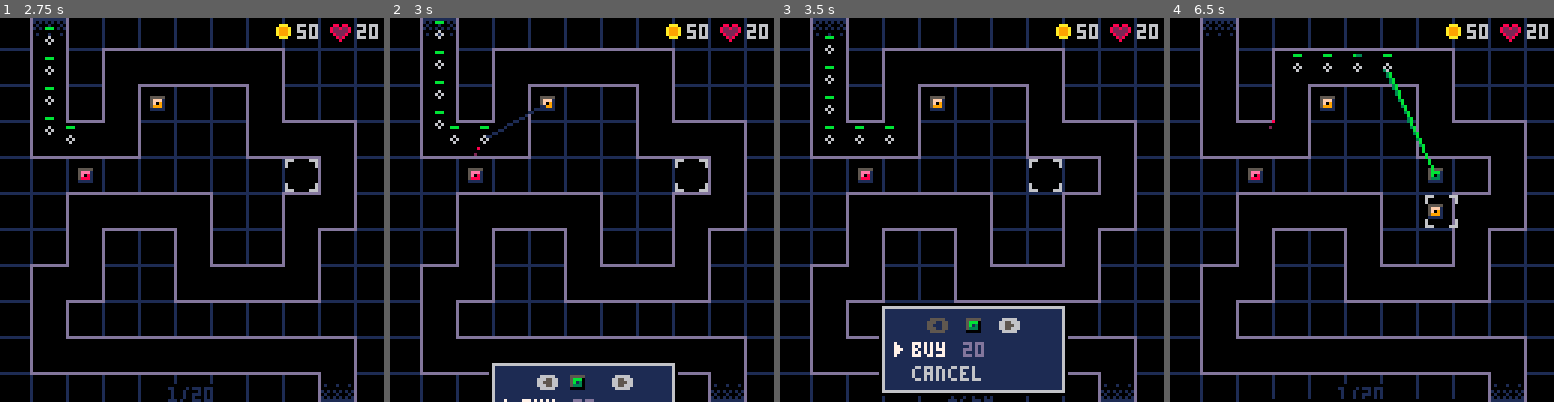
Above: before the commit, frames 1-4 (left to right).
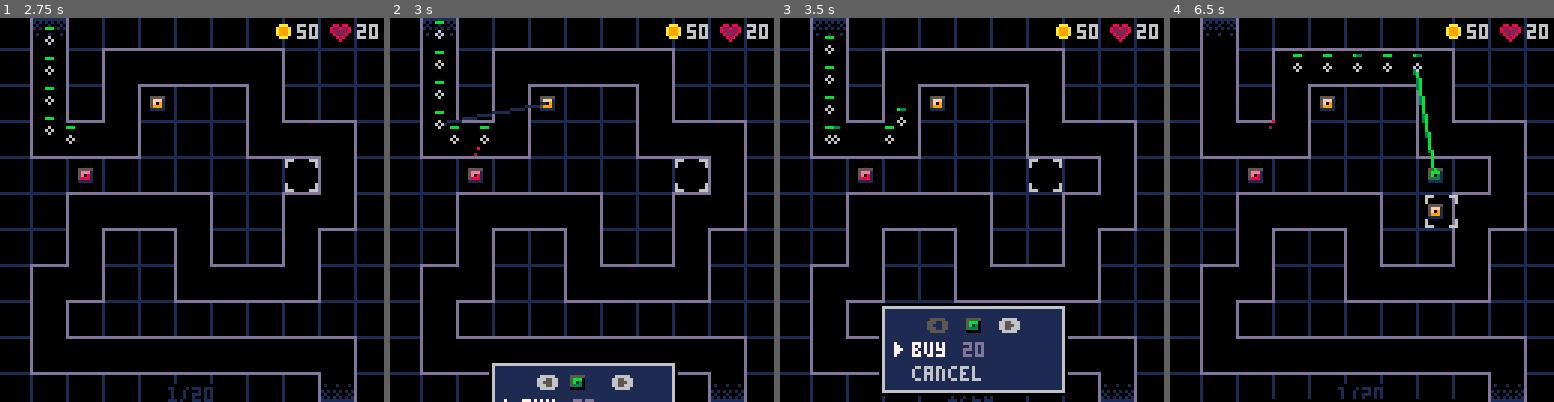
Above: after the commit, the same moments.

Repository: beardedsakimonkey/pixel_td.p8
Game: PICO-8 cartridge pixel_td.p8
The game is run twice, just before and just after one commit, with the same random seed, the same clock (stepped at 60 frames per second) and the same inputs.
Inputs:
- Up to frame 1 (2.75 s): tap X (X key) at 0.33, 1.07, 1.85 s; tap O (Z key) at 0.7, 1.7, 2.1, 2.5 s; hold Right 1.6-2.1 s; hold Up 2.15-2.42 s; hold Right from 2.47 s (still down)
- Up to frame 2 (3 s): keep holding Right; tap O (Z key) at 2.9 s; tap X (X key) at 2.97 s
- Up to frame 3 (3.5 s): release Right at 3.03 s; hold Left from 3.08 s (still down); tap O (Z key) at 3.3 s
- Up to frame 4 (6.5 s): release Left at 3.58 s; hold Down 3.63-3.97 s; tap O (Z key) every 0.4 s from 3.7 to 6.1 s; hold Right 4.02-4.68 s; tap X (X key) at 4.08, 5.2, 6.32 s; hold Up 4.73-5.03 s; hold Left 5.08-5.68 s; hold Down 5.73-6.03 s; hold Right from 6.08 s (still down)

Frame 1 is identical in both runs. In frame 2, 0.3% of the frame differs, in the area x 14-41%, y 21-32%; in frame 3, 0.1%; in frame 4, 0.6%, in the area x 55-70%, y 9-40%.

Commit message:
fix is_in_range()

Diff:
--- a/bullet.lua
+++ b/bullet.lua
@@ -5,7 +5,8 @@
 
 -- Todo: perf
 local function is_in_range(enmy, twr)
-    return (enmy.x - twr.x*10)^2 + (enmy.y - twr.y*10)^2 < twr.range^2
+    local p = g2p(twr)
+    return (enmy.x - p.left+6)^2 + (enmy.y - p.top+6)^2 < twr.range^2
 end
 
 -- Red -------------------------------------------------------------------------
--- a/tower.lua
+++ b/tower.lua
@@ -63,7 +63,6 @@
 
 function draw_towers()
     foreach(towers, function(twr)
-        local p = g2p(twr)
         -- draw flicker
         if twr.age and (twr.age\2)%2 == 0 then
             pal({
@@ -86,6 +85,7 @@
             }, 0)
         end
         -- draw tower
+        local p = g2p(twr)
         spr(twr.type, p.left+3, p.top+3)
         pal(0)
     end)
